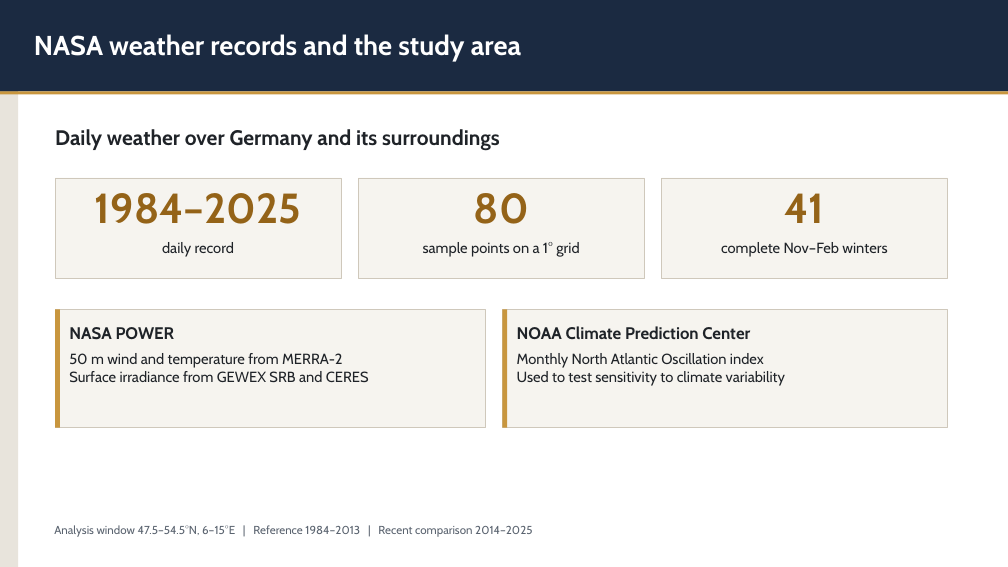
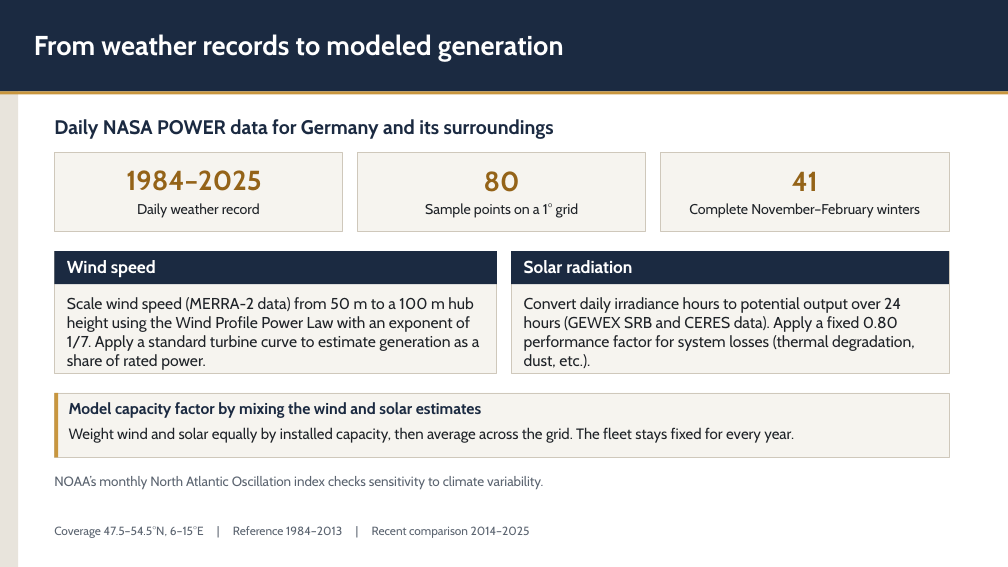
Before and after one commit to asakti47/dunkelflaute-explorer, a slide deck: slide 2 of Dunkelflaute Presentation.pptx. Drawn at 1008x567 pixels with LibreOffice and Linux fonts; fonts in the diff are those of the drawing. Boxes give left, top, right and bottom in pixels: in the first picture for what was removed or moved away, otherwise in the second. Text is boxed around its words. In the diff, an @@ line names an element or a change of style, - is before the commit and + after.

```diff
--- a/Dunkelflaute Presentation.pptx
+++ b/Dunkelflaute Presentation.pptx
@@ text at [34,34,564,61]: text changed @@
-NASA weather records and the study area
+From weather records to modeled generation
@@ text at [54,119,554,139]: text changed; size 20 to 18.8 pt; text colour #1F2328 to #1B2A41 @@
-Daily weather over Germany and its surroundings
+Daily NASA POWER data for Germany and its surroundings
@@ rectangle: place and size @@
-rectangle at [55,178,341,278]
+rectangle at [54,153,343,231]
@@ size 40 to 26.2 pt in 3 elements at [484,171,520,192], [792,171,818,191], [126,170,261,191] @@
@@ text "1984–2025": place and size @@
-text "1984–2025" at [95,193,301,224]
+text "1984–2025" at [126,170,261,191]
@@ rectangle: place and size @@
-rectangle at [358,178,644,278]
+rectangle at [358,153,646,231]
@@ text "80": place and size @@
-text "80" at [474,193,529,224]
+text "80" at [484,171,520,192]
@@ rectangle: place and size @@
-rectangle at [662,178,948,278]
+rectangle at [661,153,949,231]
@@ text "41": place and size @@
-text "41" at [785,193,825,223]
+text "41" at [792,171,818,191]
@@ text at [137,203,260,218]: text changed; size 14 to 13.5 pt @@
-daily record
+Daily weather record
@@ text at [425,203,578,218]: text changed; size 14 to 13.5 pt @@
-sample points on a 1° grid
+Sample points on a 1° grid
@@ text at [689,203,920,218]: text changed; size 14 to 13.5 pt @@
-complete Nov–Feb winters
+Complete November–February winters
@@ rectangle: place and size @@
-rectangle at [55,309,486,427]
+rectangle at [54,251,497,373]
@@ rectangle added at [54,251,497,284], fill #1B2A41 @@
@@ text added at [67,260,156,278], 16.5 pt, text #FFFFFF, bold @@
+Wind speed
@@ rectangle: place and size @@
-rectangle at [503,309,948,427]
+rectangle at [511,251,949,373]
@@ rectangle added at [511,251,949,284], fill #1B2A41 @@
@@ text added at [524,260,632,274], 16.5 pt, text #FFFFFF, bold @@
+Solar radiation
@@ text added at [67,297,480,370], 15 pt, text #1F2328 @@
+Scale wind speed (MERRA-2 data) from 50 m to a 100 m hub height using the Wind Profile Power Law with an exponent of 1/7. Apply a standard turbine curve to estimate generation as a share of rated power.
@@ text added at [524,297,915,368], 15 pt, text #1F2328 @@
+Convert daily irradiance hours to potential output over 24 hours (GEWEX SRB and CERES data). Apply a fixed 0.80 performance factor for system losses (thermal degradation, dust, etc.).
@@ text removed at [69,327,175,340] @@
-NASA POWER
@@ rectangle removed at [503,309,507,427] @@
@@ text removed at [517,326,750,340] @@
-NOAA Climate Prediction Center
@@ text removed at [69,353,369,382] @@
-50 m wind and temperature from MERRA-2
-Surface irradiance from GEWEX SRB and CERES
@@ rectangle: place and size @@
-rectangle at [55,309,60,427]
+rectangle at [54,393,58,457]
@@ rectangle added at [54,393,949,457], fill #F6F4EF, outline #CFC8BB 0.75 pt @@
@@ text added at [69,402,481,418], 15 pt, text #1B2A41, bold @@
+Model capacity factor by mixing the wind and solar estimates
@@ text added at [69,427,794,443], 14.2 pt, text #1F2328 @@
+Weight wind and solar equally by installed capacity, then average across the grid. The fleet stays fixed for every year.
@@ text at [54,476,543,489]: text changed; size 14 to 12.8 pt; text colour #1F2328 to #5B6470 @@
-Monthly North Atlantic Oscillation index
-Used to test sensitivity to climate variability
+NOAA’s monthly North Atlantic Oscillation index checks sensitivity to climate variability.
@@ text "NOAA’s monthly North Atlantic Oscillation ..." at [54,476,543,489]: vertical alignment top to middle @@
@@ text at [54,526,530,538]: text changed; size 11 to 11.2 pt @@
-Analysis window 47.5–54.5°N, 6–15°E | Reference 1984–2013 | Recent comparison 2014–2025
+Coverage 47.5–54.5°N, 6–15°E | Reference 1984–2013 | Recent comparison 2014–2025
```
Also in this commit, not shown: 1 other slide changed, 1 slide added, 1 slide removed.
